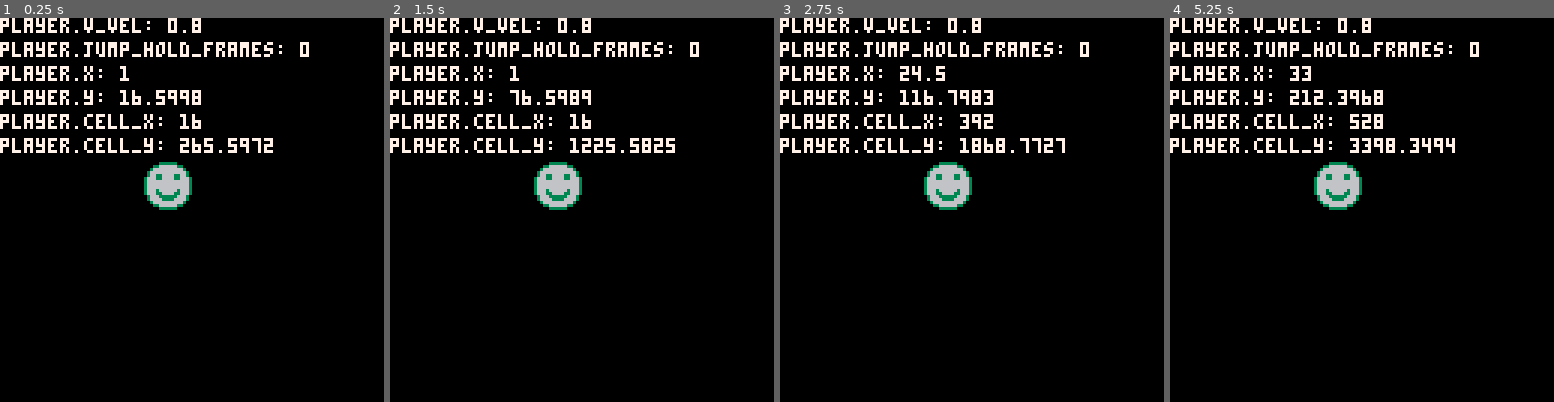
Above: before the commit, frames 1-4 (left to right).
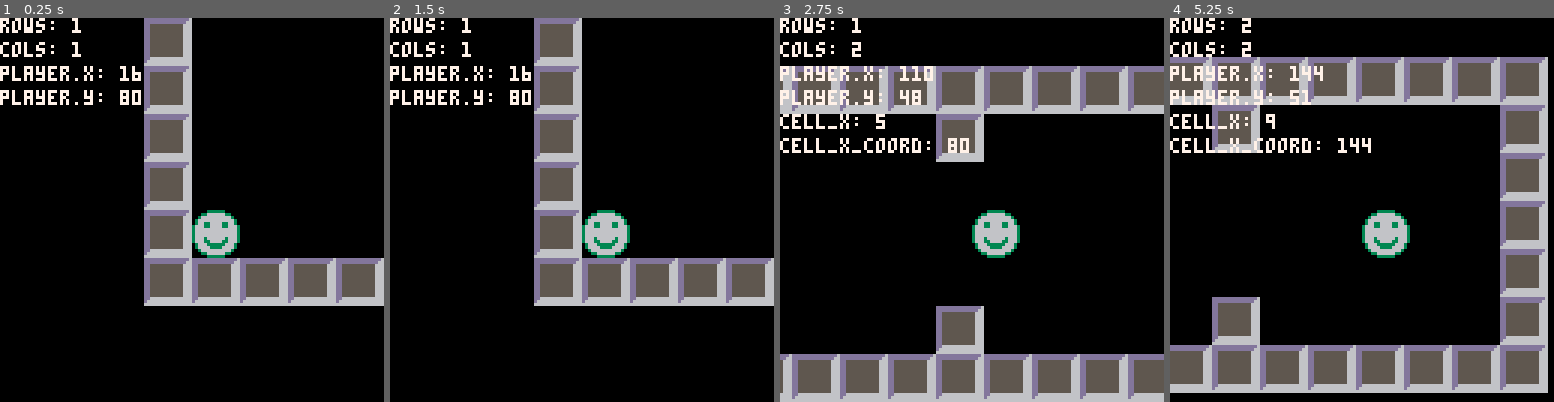
Above: after the commit, the same moments.

Repository: alixnovosi/boxventure
Game: PICO-8 cartridge boxventure.p8
The game is run twice, just before and just after one commit, with the same random seed, the same clock (stepped at 60 frames per second) and the same inputs.
Inputs:
- Up to frame 1 (0.25 s): no input
- Up to frame 2 (1.5 s): tap X (X key) at 0.33, 1.07 s; tap O (Z key) at 0.7 s
- Up to frame 3 (2.75 s): hold Right 1.6-2.1 s; tap O (Z key) at 1.7, 2.1, 2.5 s; tap X (X key) at 1.85 s; hold Up 2.15-2.42 s; hold Right from 2.47 s (still down)
- Up to frame 4 (5.25 s): tap O (Z key) every 0.4 s from 2.9 to 4.9 s; tap X (X key) at 2.97, 4.08, 5.2 s; release Right at 3.03 s; hold Left 3.08-3.58 s; hold Down 3.63-3.97 s; hold Right 4.02-4.68 s; hold Up 4.73-5.03 s; hold Left from 5.08 s (still down)

The runs differ from the first frame. In frame 1, 20% of the frame differs, in the area x 0-100%, y 0-75%; in frame 2, 20%; in frame 3, 33%; in frame 4, 40%, in the area x 0-99%, y 0-98%.

Commit message:
well, collision mostly works

Diff:
--- a/boxventure.p8
+++ b/boxventure.p8
@@ -1,16 +1,6 @@
 pico-8 cartridge // http://www.pico-8.com
 version 16
 __lua__
-
--- flag reference
--- 0
--- 1
--- 2
--- 3
--- 4
--- 5
--- 6
--- 7
 
 -- button reference
 -- 0 left
@@ -39,37 +29,14 @@
 
     -- todo implement jumping this time
     -- 2 up
-    if btn(2) and player.jump_hold_frames < player.max_jump_hold_frames then
-        player.v_vel -= 1 * player.jump_acc
-
-        if player.v_vel < (player.max_v_vel * -1) then
-            player.v_vel = player.max_v_vel * -1
-        end
-
-        player.jump_hold_frames += 1
-
-    else
-
-        if player.v_vel < player.max_v_vel then
-            player.v_vel += level.grav_acc * 1
-        end
-
-        if player.jump_hold_frames > 0 then
-            player.jump_hold_frames = 0
-        end
-    end
-
-    debug_update("player.v_vel", player.v_vel)
-    debug_update("player.jump_hold_frames", player.jump_hold_frames)
+    if btn(2) then
+        dy -= 2
+    end
 
     -- 3 down
     if btn(3) then
-    end
-
-
-
-    dy += player.v_vel * 1
-
+        dy += 2
+    end
 
     -- reset
     if btnp(4) and btnp(5) then
@@ -80,36 +47,168 @@
 end
 
 function apply_player_move(dx, dy)
-    player.x += dx
-    player.y += dy
+    player_left = flr(player.x + (cell_size / 2) - (player.width / 2))
+    player_top = flr(player.y + (cell_size / 2) - (player.height / 2))
+    player_right = flr(player.x + (cell_size / 2) + (player.width / 2)) - 1
+    player_bottom = flr(player.y + (cell_size / 2) + (player.height / 2)) - 1
+
+    -- get rows we're in
+    top_row = flr(player_top / cell_size)
+    bottom_row = flr(player_bottom / cell_size)
+
+    rows = {}
+    rows[1] = top_row
+    if bottom_row > top_row then
+        for i=top_row+1, bottom_row do
+            rows[#rows+1] = i
+        end
+    end
+    debug_update("rows", #rows)
+
+    -- get cols we're in
+    left_col = flr(player_left / cell_size)
+    right_col = flr(player_right / cell_size)
+
+    cols = {}
+    cols[1] = left_col
+    if right_col > left_col then
+        for i=left_col+1, right_col do
+            cols[#cols+1] = i
+        end
+    end
+    debug_update("cols", #cols)
+
+    -- TODO find ways to dedupe
+    if dx > 0 then
+        -- move to square edge
+        dist_to_cell_edge = ((right_col+1) * cell_size) - player_right
+        if dist_to_cell_edge >= dx then
+            player.x += dx
+        else
+            player.x += dist_to_cell_edge
+            dx -= dist_to_cell_edge
+
+            -- see if we can continue moving
+            can_move = true
+            for row in all(rows) do
+                if is_collidable(right_col+1, row) then
+                    can_move = false
+                    break
+                end
+            end
+
+            if can_move then
+                player.x += dx
+            end
+        end
+    elseif dx < 0 then
+        -- move to square edge
+        dist_to_cell_edge = player.x - (left_col * cell_size)
+        if dist_to_cell_edge >= abs(dx) then
+            player.x += dx
+        else
+            player.x -= dist_to_cell_edge
+            dx += dist_to_cell_edge
+
+            -- see if we can continue moving
+            can_move = true
+            for row in all(rows) do
+                col = is_collidable(left_col-1, row)
+                if col then
+                    can_move = false
+                    break
+                end
+            end
+
+            if can_move then
+                player.x += dx
+            end
+        end
+    end
+
+    if dy > 0 then
+        -- move to square edge
+        dist_to_cell_edge = ((bottom_row+1) * cell_size) - player_bottom
+        if dist_to_cell_edge >= dy then
+            player.y += dy
+        else
+            player.y += dist_to_cell_edge
+            dy -= dist_to_cell_edge
+
+            -- see if we can continue moving
+            can_move = true
+            for col in all(cols) do
+                if is_collidable(col, bottom_row+1) then
+                    can_move = false
+                    break
+                end
+            end
+
+            if can_move then
+                player.y += dy
+            end
+        end
+    elseif dy < 0 then
+        -- move to square edge
+        dist_to_cell_edge = player_top - (top_row * cell_size)
+        if dist_to_cell_edge >= abs(dy) then
+            player.y += dy
+        else
+            player.y -= dist_to_cell_edge
+            dy += dist_to_cell_edge
+
+            -- see if we can continue moving
+            can_move = true
+            for col in all(cols) do
+                coll = is_collidable(col, top_row-1)
+                if coll then
+                    can_move = false
+                    break
+                end
+            end
+
+            if can_move then
+                player.y += dy
+            end
+        end
+    end
 
     debug_update("player.x", player.x)
     debug_update("player.y", player.y)
-
-    player.cell_x = player.x * spritesize
-    player.cell_y = player.y * spritesize
-
-    debug_update("player.cell_x", player.cell_x)
-    debug_update("player.cell_y", player.cell_y)
+end
+
+function is_collidable(cell_x, cell_y)
+    debug_update("cell_x", cell_x)
+    debug_update("cell_x_coord", cell_x * cell_size)
+    col = fget(mget(cell_x * spritescale, cell_y*spritescale), 0)
+    return col
+end
+
+function ccheck(dx, dy)
+end
+
+function ccheck_helper()
 end
 
 function reset()
     player.x = level.startx
     player.y = level.starty
-    player.cell_x = player.x * spritesize
-    player.cell_y = player.y * spritesize
+end
+
+function draw_debug()
+    draw_debug_table()
 end
 
 function draw_debug_table()
     if (level.debug) then
-        local off_x = -48
-        local off_y = -48
+        local off_x = -1 * cell_size * 4
+        local off_y = -1 * cell_size * 4
 
         for entry in all(debug_table.kv_sequence) do
             local res = entry.k..": "..tostr(entry.v)
-            print(res, player.cell_x + off_x, player.cell_y + off_y, 7)
-
-            off_y += 8
+            print(res, player.x + off_x, player.y + off_y, 7)
+
+            off_y += base_cell_size
         end
     end
 end
@@ -120,8 +219,8 @@
 
 -- draw player at correct position.
 function draw_player()
-    camera(player.cell_x - camera_offset, player.cell_y - camera_offset)
-    spr(player.sprite, player.cell_x, player.cell_y, spritescale, spritescale, player.flipped)
+    camera(player.x - camera_offset, player.y - camera_offset)
+    spr(player.sprite, player.x, player.y, spritescale, spritescale, player.flipped)
 end
 
 -- helper stuff around debug table
@@ -144,20 +243,30 @@
     cls()
     draw_map()
     draw_player()
-    draw_debug_table()
+    draw_debug()
 end
 
 function _init()
-    spritesize = 16
-    cellsize = 8
-    spritescale = flr(spritesize / cellsize)
-
-    camera_offset = cellsize * 6
+    base_cell_size = 8
+    cell_size = 16
+    spritescale = flr(cell_size / base_cell_size)
+
+    camera_offset = cell_size * 4
+
+    -- flag reference
+    -- 0 collision
+    -- 1
+    -- 2
+    -- 3
+    -- 4
+    -- 5
+    -- 6
+    -- 7
 
     -- level init
     level = {
-        startx = 1,
-        starty = 5,
+        startx = 1 * cell_size,
+        starty = 5 * cell_size,
         grav_acc = 0.2,
         mapx = 0,
         mapy = 0,
@@ -166,7 +275,9 @@
 
     -- player init
     player = {
-        move_speed = 0.5,
+        height = cell_size,
+        width = cell_size - 2,
+        move_speed = 2,
         jump_acc = 0.2,
         max_v_vel = 0.8,
         v_vel = 0,
@@ -185,22 +296,22 @@
     }
 end
 __gfx__
-00000000dddddddddddddddd00000000000000000000000000000000000000000000000000000000000000000000000000000000000000000000000000000000
-00000000ddddddddddddddd700000000000000000000000000000000000000000000000000000000000000000000000000000000000000000000000000000000
-00700700dd5555555555557700000000000000000000000000000000000000000000000000000000000000000000000000000000000000000000000000000000
-00077000dd5555555555567700000000000000000000000000000000000000000000000000000000000000000000000000000000000000000000000000000000
-00077000dd5555555555667700000000000000000000000000000000000000000000000000000000000000000000000000000000000000000000000000000000
-00700700dd5555555556667700000000000000000000000000000000000000000000000000000000000000000000000000000000000000000000000000000000
-00000000dd5555555566667700000000000000000000000000000000000000000000000000000000000000000000000000000000000000000000000000000000
-00000000dd5555555666667700000000000000000000000000000000000000000000000000000000000000000000000000000000000000000000000000000000
-00000000dd5555556666667700000000000000000000000000000000000000000000000000000000000000000000000000000000000000000000000000000000
-00000000dd5555566666667700000000000000000000000000000000000000000000000000000000000000000000000000000000000000000000000000000000
-00000000dd5555666666667700000000000000000000000000000000000000000000000000000000000000000000000000000000000000000000000000000000
-00000000dd5556666666667700000000000000000000000000000000000000000000000000000000000000000000000000000000000000000000000000000000
-00000000dd5566666666667700000000000000000000000000000000000000000000000000000000000000000000000000000000000000000000000000000000
-00000000dd5666666666667700000000000000000000000000000000000000000000000000000000000000000000000000000000000000000000000000000000
-00000000dd7777777777777700000000000000000000000000000000000000000000000000000000000000000000000000000000000000000000000000000000
-00000000d77777777777777700000000000000000000000000000000000000000000000000000000000000000000000000000000000000000000000000000000
+00000000ddddddddddddddd600000000000000000000000000000000000000000000000000000000000000000000000000000000000000000000000000000000
+00000000dddddddddddddd6600000000000000000000000000000000000000000000000000000000000000000000000000000000000000000000000000000000
+00700700dd5555555555566600000000000000000000000000000000000000000000000000000000000000000000000000000000000000000000000000000000
+00077000dd5555555555566600000000000000000000000000000000000000000000000000000000000000000000000000000000000000000000000000000000
+00077000dd5555555555566600000000000000000000000000000000000000000000000000000000000000000000000000000000000000000000000000000000
+00700700dd5555555555566600000000000000000000000000000000000000000000000000000000000000000000000000000000000000000000000000000000
+00000000dd5555555555566600000000000000000000000000000000000000000000000000000000000000000000000000000000000000000000000000000000
+00000000dd5555555555566600000000000000000000000000000000000000000000000000000000000000000000000000000000000000000000000000000000
+00000000dd5555555555566600000000000000000000000000000000000000000000000000000000000000000000000000000000000000000000000000000000
+00000000dd5555555555566600000000000000000000000000000000000000000000000000000000000000000000000000000000000000000000000000000000
+00000000dd5555555555566600000000000000000000000000000000000000000000000000000000000000000000000000000000000000000000000000000000
+00000000dd5555555555566600000000000000000000000000000000000000000000000000000000000000000000000000000000000000000000000000000000
+00000000dd5555555555566600000000000000000000000000000000000000000000000000000000000000000000000000000000000000000000000000000000
+00000000dd6666666666666600000000000000000000000000000000000000000000000000000000000000000000000000000000000000000000000000000000
+00000000d66666666666666600000000000000000000000000000000000000000000000000000000000000000000000000000000000000000000000000000000
+00000000666666666666666600000000000000000000000000000000000000000000000000000000000000000000000000000000000000000000000000000000
 00000000000003333330000000000000000000000000000000000000000000000000000000000000000000000000000000000000000000000000000000000000
 00000000000336666663300000000000000000000000000000000000000000000000000000000000000000000000000000000000000000000000000000000000
 00000000003666666666630000000000000000000000000000000000000000000000000000000000000000000000000000000000000000000000000000000000
@@ -348,14 +459,14 @@
 
 
 __gff__
-0000000000000000000000000000000000000000000000000000000000000000000000000000000000000000000b00000000000000000000000000000000000000000000000000000000000000000000000000000000000000000000000000000000000000000000000000000000000000000000000000000000000000000000
+0001010000000000000000000000000000010100000000000000000000000000000000000000000000000000000b00000000000000000000000000000000000000000000000000000000000000000000000000000000000000000000000000000000000000000000000000000000000000000000000000000000000000000000
 0000000000000000000000000000000000000000000000000000000000000000000000000000000000000000000000000000000000000000000000000000000000000000000000000000000000000000000000000000000000000000000000000000000000000000000000000000000000000000000000000000000000000000
 __map__
 0102010201020102010201020102010201020102010201020102000000000000000000000000000000000000002300000023000000000000000000000000000000000000000000000000000000000000000000000000000000000000000000000000000000000000000000000000000000000000000000000000000000000000
 1112111211121112111211121112111211121112111211121112000000000000000000000000003300000000000000000000000000000000000000000000000000000000000000000000000000000000000000000000000000000000000000000000000000000000000000000000000000000000000000000000000000000000
-01022e2f2e2f2e2f2e2f2e2f0102000000000000000000000102000000000023000000230000000000000000000000000000000000000000000000000000000000000000000000000000000000000000000000000000000000000000000000000000000000000000000000000000000000000000000000000000000000000000
-11120000003f3e3f3e3f3e3f1112000000000000000000001112000000000033000000000000000000000000000000000033000000000000000000000000000000000000000000000000000000000000000000000000000000000000000000000000000000000000000000000000000000000000000000000000000000000000
-0102002f2e2f3e3f00002e000000000000000000000000000102000000000000000000000000000000000000000000000023000000000000000000000000000000000000000000000000000000000000000000000000000000000000000000000000000000000000000000000000000000000000000000000000000000000000
+0102000000002e2f2e2f2e2f0102000000000000000000000102000000000023000000230000000000000000000000000000000000000000000000000000000000000000000000000000000000000000000000000000000000000000000000000000000000000000000000000000000000000000000000000000000000000000
+111200000000003f3e3f3e3f1112000000000000000000001112000000000033000000000000000000000000000000000033000000000000000000000000000000000000000000000000000000000000000000000000000000000000000000000000000000000000000000000000000000000000000000000000000000000000
+0102002f2e2f000000002e000000000000000000000000000102000000000000000000000000000000000000000000000023000000000000000000000000000000000000000000000000000000000000000000000000000000000000000000000000000000000000000000000000000000000000000000000000000000000000
 111200003e3f003f003f00000000000000000000000000001112000000000000000000000000000000000000000000000000000000000000000000000000000000000000000000000000000000000000000000000000000000000000000000000000000000000000000000000000000000000000000000000000000000000000
 0102002f002f2e002e2f2e2f0000000000000000000000000102000000000000000000000000000000000000000000000000000000000000000000000000000000000000000000000000000000000000000000000000000000000000000000000000000000000000000000000000000000000000000000000000000000000000
 111200003e3f3e3f3e3f3e3f0000000000000000000000001112000000000000000000000000000000000000000000000033000000000000000000000000000000000000000000000000000000000000000000000000000000000000000000000000000000000000000000000000000000000000000000000000000000000000
